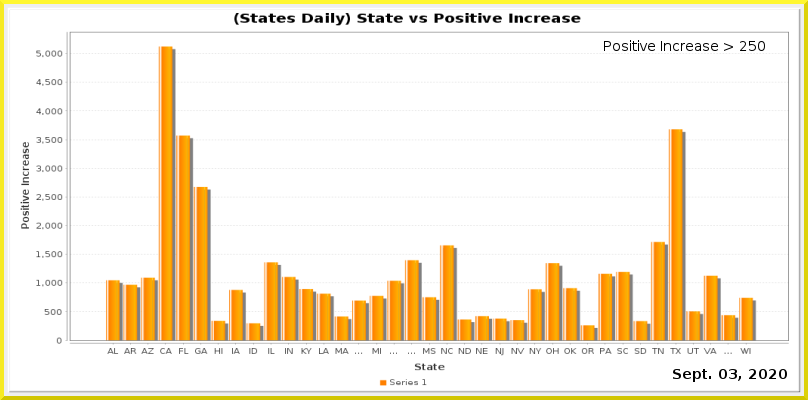
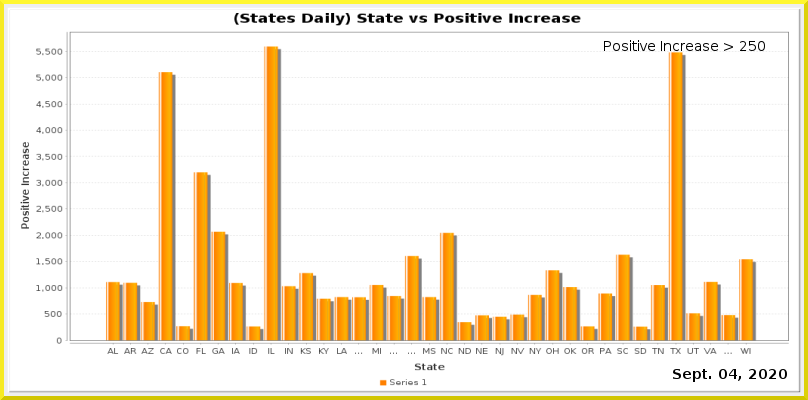
Layers edited between the first and the second 808 × 400 image:
painted on "Current Date" over <box>729,369,737,379</box>
painted on "Date_vs_TestIncrease.png" over <box>36,46,789,354</box>
